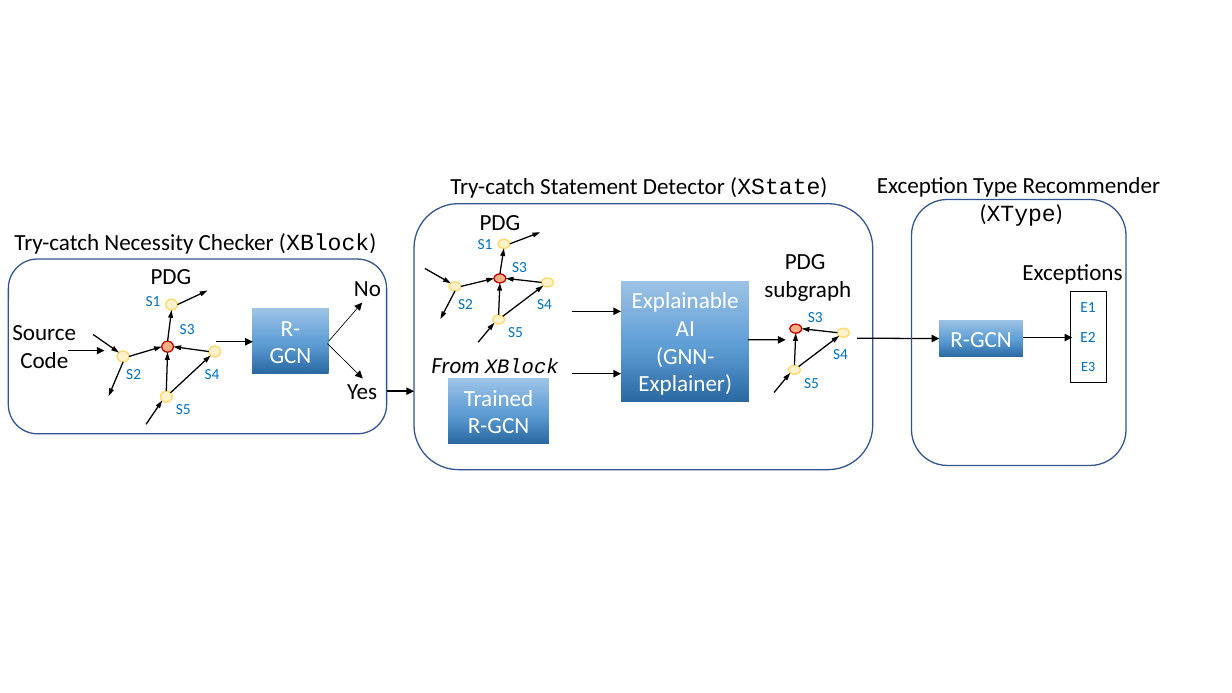
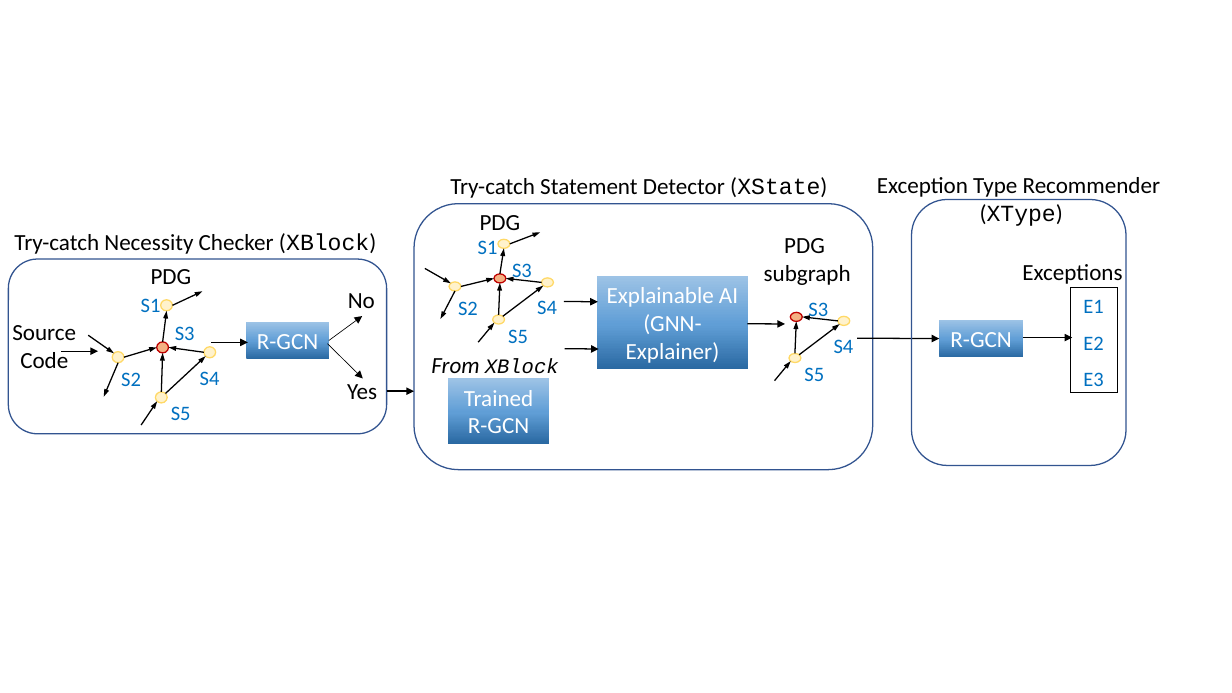
Before and after one commit to tien-n-nguyen/exception, a slide deck: slide 1 of figures.pptx. Drawn at 1232x693 pixels with LibreOffice and Linux fonts; fonts in the diff are those of the drawing. Boxes give left, top, right and bottom in pixels: in the first picture for what was removed or moved away, otherwise in the second. Text is boxed around its words. In the diff, an @@ line names an element or a change of style, - is before the commit and + after.

```diff
--- a/figures.pptx
+++ b/figures.pptx
@@ text "PDG": place and size @@
-text "PDG" at [764, 254, 851, 301]
+text "PDG" at [764, 238, 851, 285]
@@ text "No": place and size @@
-text "No" at [354, 281, 381, 296]
+text "No" at [348, 293, 375, 308]
@@ rectangle "Explainable AI": place and size @@
-rectangle "Explainable AI" at [621, 281, 750, 402]
+rectangle "Explainable AI" at [597, 276, 749, 370]
@@ rectangle "E1": place and size @@
-rectangle "E1" at [1070, 292, 1106, 383]
+rectangle "E1" at [1070, 287, 1116, 393]
@@ rectangle "E1" at [1070, 287, 1116, 393]: size 12 to 16 pt in "E1", "E2"; size 11 to 16 pt in "E3" @@
@@ 11 arrows, 5 ellipses: place and size @@
-11 arrows, 5 ellipses at [67, 290, 253, 424]
+11 arrows, 5 ellipses at [61, 291, 248, 425]
@@ rectangle "R-GCN": place and size @@
-rectangle "R-GCN" at [252, 309, 329, 374]
+rectangle "R-GCN" at [247, 322, 329, 359]
@@ arrow moved from (329, 341) - (362, 303) to (329, 341) - (362, 316) @@
@@ arrow moved from (572, 311) - (621, 311) to (564, 301) - (598, 302) @@
@@ arrow moved from (749, 340) - (786, 340) to (748, 323) - (786, 324) @@
@@ 4 arrows, 3 texts, 3 ellipses: place and size @@
-4 arrows, 3 texts, 3 ellipses at [775, 312, 849, 393]
+4 arrows, 3 texts, 3 ellipses at [775, 302, 854, 381]
@@ arrow moved from (572, 374) - (621, 374) to (565, 348) - (599, 349) @@
@@ size 12 to 16 pt in 13 elements at [478, 240, 498, 254], [458, 301, 478, 315], [512, 263, 532, 282], [537, 300, 557, 314], [508, 329, 528, 343], [200, 371, 220, 385], [171, 406, 191, 420], [141, 298, 161, 312], [175, 326, 195, 340], [121, 372, 141, 386], [834, 339, 854, 353], [808, 302, 828, 321], [804, 367, 824, 381] @@
```
Also in this commit, not shown: 1 other slide changed, 1 slide added, 5 other files.
